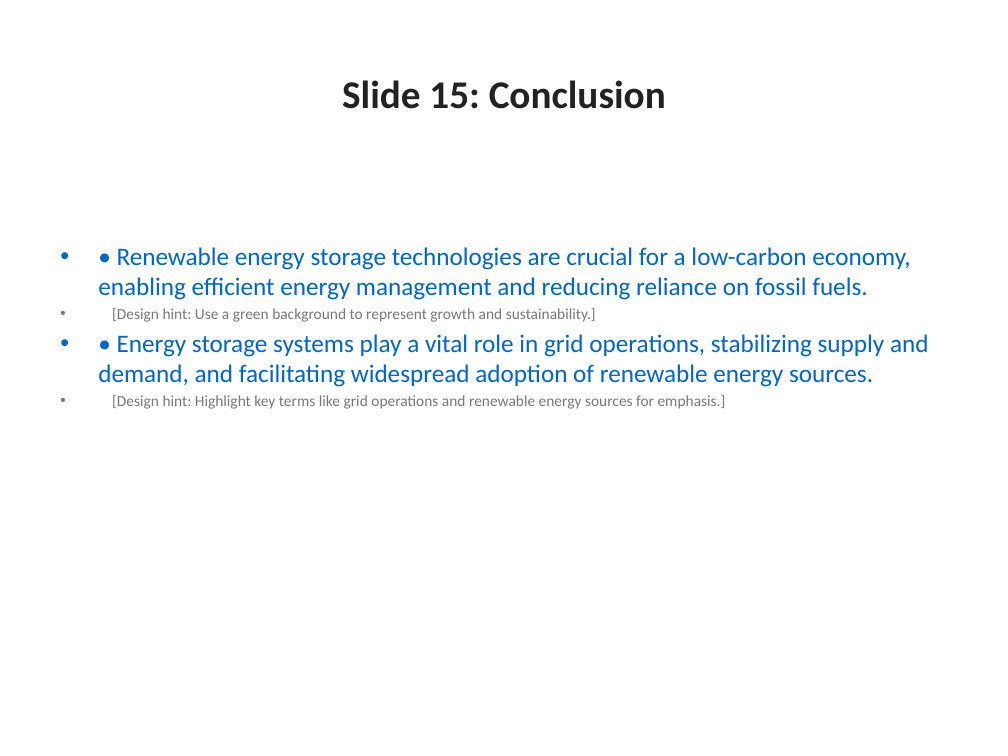
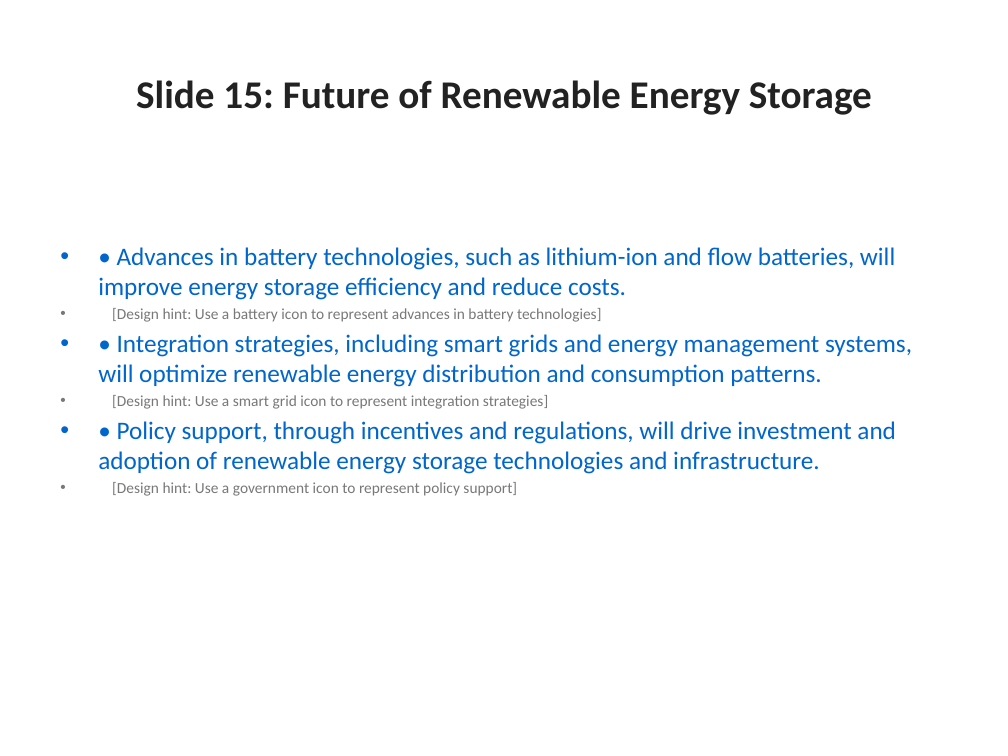
Before and after one commit to the-developer-306/contextual_ai_presentation_orchestrator, a slide deck: slide 15 of generated_ppt/AI_Presentation.pptx. Drawn at 1008x756 pixels with LibreOffice and Linux fonts; fonts in the diff are those of the drawing. Boxes give left, top, right and bottom in pixels: in the first picture for what was removed or moved away, otherwise in the second. Text is boxed around its words. In the diff, an @@ line names an element or a change of style, - is before the commit and + after.

```diff
--- a/generated_ppt/AI_Presentation.pptx
+++ b/generated_ppt/AI_Presentation.pptx
@@ title at [136,80,872,115]: text changed @@
-Slide 15: Conclusion
+Slide 15: Future of Renewable Energy Storage
@@ text at [98,247,912,496]: text changed @@
-• • Renewable energy storage technologies are crucial for a low-carbon economy, enabling efficient energy management and reducing reliance on fossil fuels.
-• [Design hint: Use a green background to represent growth and sustainability.]
-• • Energy storage systems play a vital role in grid operations, stabilizing supply and demand, and facilitating widespread adoption of renewable energy sources.
-• [Design hint: Highlight key terms like grid operations and renewable energy sources for emphasis.]
+• • Advances in battery technologies, such as lithium-ion and flow batteries, will improve energy storage efficiency and reduce costs.
+• [Design hint: Use a battery icon to represent advances in battery technologies]
+• • Integration strategies, including smart grids and energy management systems, will optimize renewable energy distribution and consumption patterns.
+• [Design hint: Use a smart grid icon to represent integration strategies]
+• • Policy support, through incentives and regulations, will drive investment and adoption of renewable energy storage technologies and infrastructure.
+• [Design hint: Use a government icon to represent policy support]
```
Also in this commit, not shown: 14 other slides changed, 3 other files.
